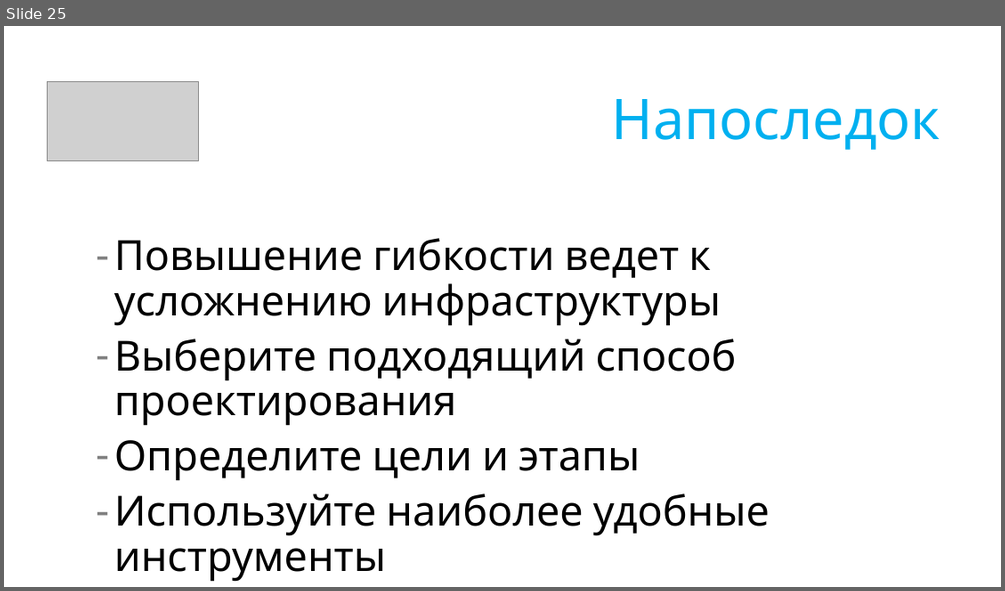
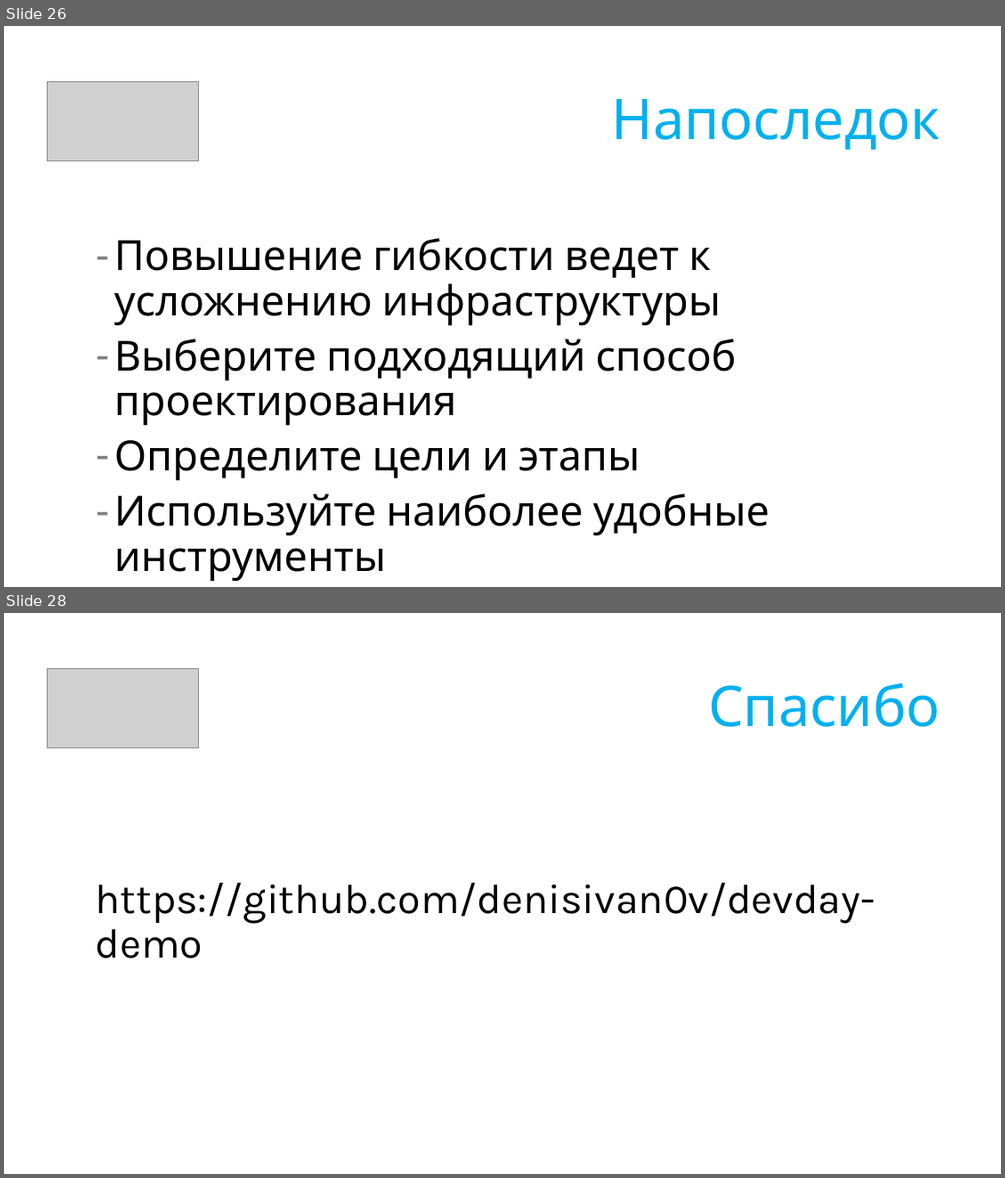
Before and after one commit to denisivan0v/devday-demo, a slide deck: DevDay-June-2014/Распределенные приложения и Azure Service Bus.pptx. Shown one above the other, each under a label of ours: slide 25 before the commit, slides 26 and 28 after it; the slides between them are not shown. The pictures are 1005x591 and 1005x1178 pixels, drawn with LibreOffice and Linux fonts; fonts in the diff are those of the drawing; grey boxes stand for pictures. Boxes give left, top, right and bottom in pixels: in the first picture for what was removed or moved away, otherwise in the second. Text is boxed around its words. In the diff, an @@ line names an element or a change of style, - is before the commit and + after.

```diff
--- a/DevDay-June-2014/Распределенные приложения и Azure Service Bus.pptx
+++ b/DevDay-June-2014/Распределенные приложения и Azure Service Bus.pptx
@@ slide 28 added at (4,613,1001,1174), background #FFFFFF @@
@@ picture added at (48,668,198,747) @@
@@ title added at (708,683,940,727), 54 pt, text #00B0F0 @@
+Спасибо
@@ text added at (96,883,875,958), 40 pt, text #000000 @@
+https://github.com/denisivan0v/devday-demo
@@ what was slide 25 is now slide 26 @@
```
Also in this commit, not shown: 1 slide changed, 1 other slide added, 1 other file.
